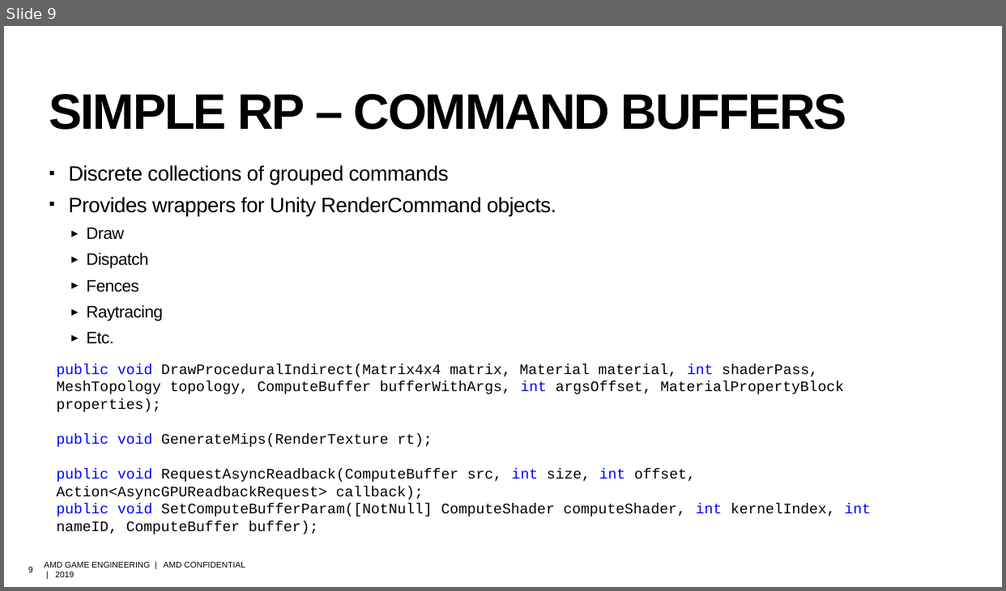
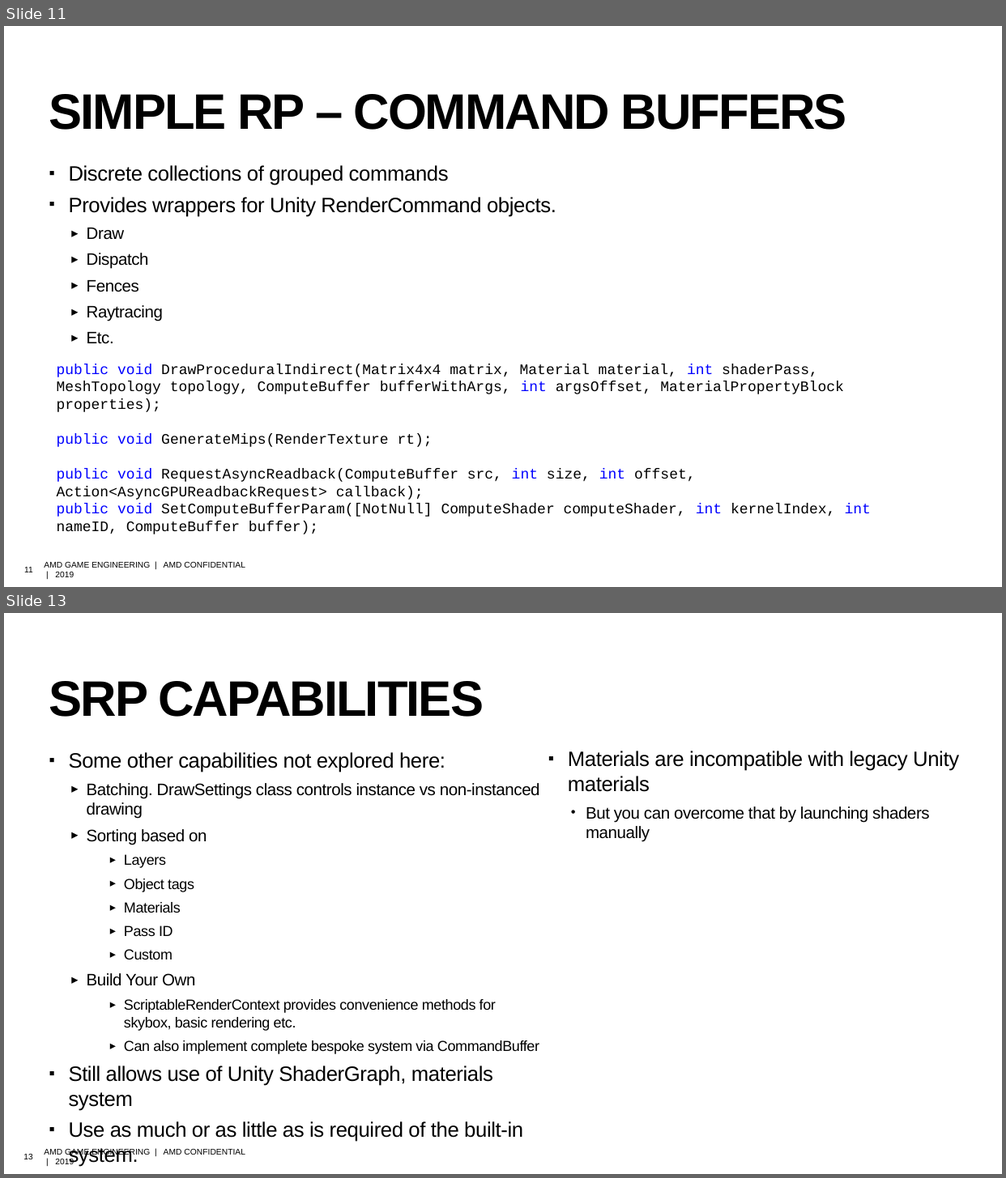
Before and after one commit to david-lively/CustomSRP, a slide deck: HDRP.pptx. Shown one above the other, each under a label of ours: slide 9 before the commit, slides 11 and 13 after it; the slides between them are not shown. The pictures are 1006x591 and 1006x1178 pixels, drawn with LibreOffice and Linux fonts; fonts in the diff are those of the drawing; background and template pictures are left out. Boxes give left, top, right and bottom in pixels: in the first picture for what was removed or moved away, otherwise in the second. Text is boxed around its words. In the diff, an @@ line names an element or a change of style, - is before the commit and + after.

```diff
--- a/HDRP.pptx
+++ b/HDRP.pptx
@@ slide 13 added at bbox=[4, 613, 1002, 1174], background picture (left out); not listed: 2 template elements that a slide beside it also shows @@
@@ title added at bbox=[49, 681, 484, 717], 48 pt, text #000000, bold @@
+SRP CAPABILITIES
@@ text added at bbox=[69, 752, 540, 1167], 14 pt, text #000000 @@
+▪ Some other capabilities not explored here:
+  ▸ Batching. DrawSettings class controls instance vs non-instanced drawing
+  ▸ Sorting based on
+    ▸ Layers
+    ▸ Object tags
+    ▸ Materials
+    ▸ Pass ID
+    ▸ Custom
+  ▸ Build Your Own
+    ▸ ScriptableRenderContext provides convenience methods for skybox, basic rendering etc.
+    ▸ Can also implement complete bespoke system via CommandBuffer
+▪ Still allows use of Unity ShaderGraph, materials system
+▪ Use as much or as little as is required of the built-in system.
@@ text added at bbox=[568, 751, 959, 842], 20 pt, text #000000 @@
+▪ Materials are incompatible with legacy Unity materials
+  • But you can overcome that by launching shaders manually
@@ what was slide 9 is now slide 11 @@
@@ page number at bbox=[24, 567, 33, 573]: text changed @@
-9
+11
```
Also in this commit, not shown: 6 slides changed, 3 other slides added, 2 other files.
